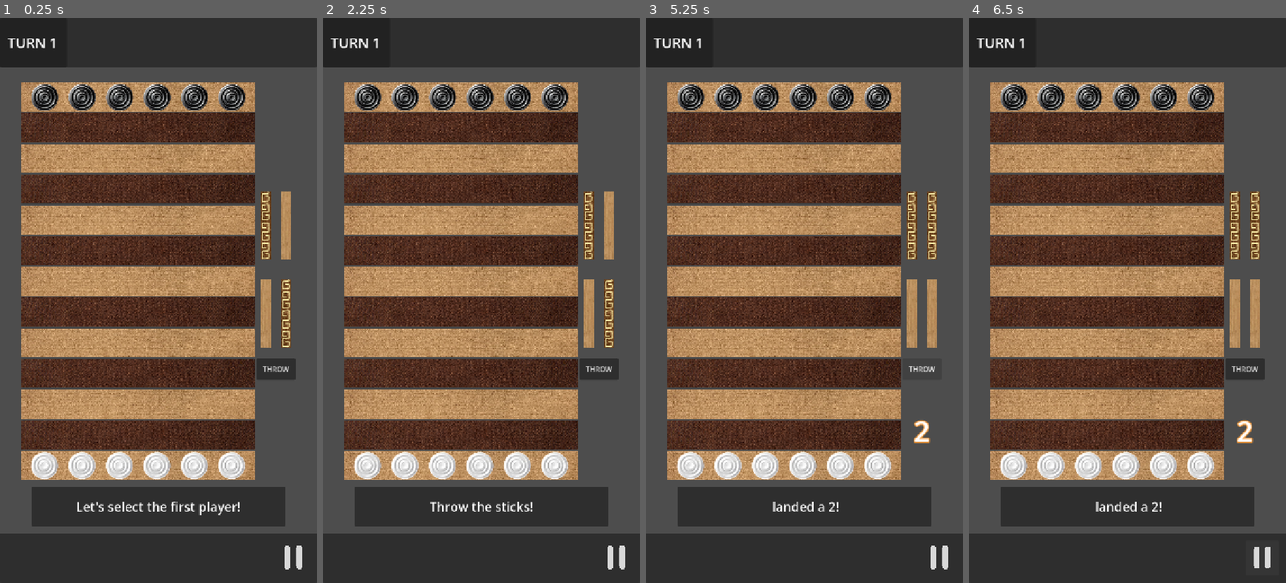
Above: before the commit, frames 1-4 (left to right).
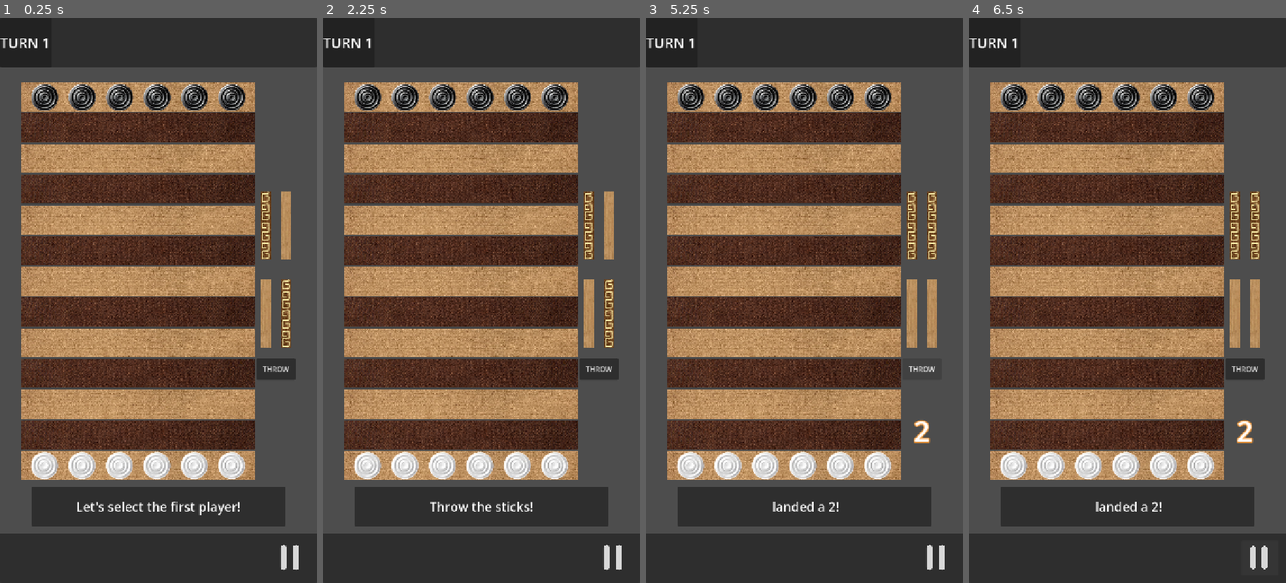
Above: after the commit, the same moments.

Repository: LeYohan-rgb/trad-games-hub
Game: Godot game, scene res://Scenes/bul_room.tscn
Two runs of this game, one before a commit and one after it. Both use one fixed random seed, a clock stepped at 60 frames per second and the inputs below. This scene is started directly instead of the project's main scene.
Inputs (mouse positions are in pixels of both pictures, inside the frame that each line leads up to):
- Up to frame 1 (0.25 s): no input
- Up to frame 2 (2.25 s): click (462, 97) at 0.52 s; click (456, 29) at 1.27 s; click (506, 29) at 2.02 s
- Up to frame 3 (5.25 s): click (725, 57) at 2.77 s; click (779, 57) at 3.52 s; click (829, 57) at 4.27 s; click "THROW" at 5 s
- Up to frame 4 (6.5 s): click (1260, 560) at 5.75 s

The runs differ from the first frame. In frame 1, 0.4% of the frame differs, in the area x 0-96%, y 3-98%; in frame 2, 0.4%; in frame 3, 0.4%; in frame 4, 0.4%.

Commit message:
Set up the UI for the captured pieces

Diff:
--- a/Scenes/adjiboto_room.tscn
+++ b/Scenes/adjiboto_room.tscn
@@ -332,11 +332,18 @@
 autowrap_mode = 2
 
 [node name="first_plr_choser" type="HBoxContainer" parent="Control" unique_id=1821482371]
-layout_mode = 0
-offset_left = 91.0
-offset_top = 226.0
-offset_right = 627.0
-offset_bottom = 304.0
+layout_mode = 1
+anchors_preset = 8
+anchor_left = 0.5
+anchor_top = 0.5
+anchor_right = 0.5
+anchor_bottom = 0.5
+offset_left = -268.0
+offset_top = 23.5
+offset_right = 268.0
+offset_bottom = 101.5
+grow_horizontal = 2
+grow_vertical = 2
 
 [node name="bot_btn" type="Button" parent="Control/first_plr_choser" unique_id=491677960]
 layout_mode = 2
--- a/Scenes/bul_room.tscn
+++ b/Scenes/bul_room.tscn
@@ -3,6 +3,7 @@
 [ext_resource type="Script" uid="uid://baby5xptbu4aj" path="res://Scripts/bul_room.gd" id="1_2eaeg"]
 [ext_resource type="Texture2D" uid="uid://ljg4q5xejvsq" path="res://Graphics/bul_game/client_pieces_6.png" id="2_i7i8d"]
 [ext_resource type="Script" uid="uid://bvjdd6onnqasr" path="res://Scripts/bul_board_container.gd" id="2_kvfss"]
+[ext_resource type="Texture2D" uid="uid://cc85sgrgatmxw" path="res://Graphics/bul_game/none_piece.png" id="2_w2i56"]
 [ext_resource type="Texture2D" uid="uid://byyctfkpucob0" path="res://Graphics/bul_game/black_row_0.png" id="3_370nd"]
 [ext_resource type="Texture2D" uid="uid://ud8p3ts34nga" path="res://Graphics/general_icons/pause_icon.png" id="3_dg6wr"]
 [ext_resource type="Texture2D" uid="uid://qhsmtpa68gsr" path="res://Graphics/bul_game/stick_up.png" id="3_woo1q"]
@@ -11,6 +12,18 @@
 [ext_resource type="Texture2D" uid="uid://bpiw1tv0xfjvl" path="res://Graphics/bul_game/white_row_0.png" id="4_kvfss"]
 [ext_resource type="Texture2D" uid="uid://da58x3j40lnt7" path="res://Graphics/bul_game/white_row_1_client.png" id="4_p2k36"]
 
+[sub_resource type="StyleBoxEmpty" id="StyleBoxEmpty_lqnyu"]
+
+[sub_resource type="StyleBoxEmpty" id="StyleBoxEmpty_i6w37"]
+
+[sub_resource type="StyleBoxEmpty" id="StyleBoxEmpty_wx5dp"]
+
+[sub_resource type="StyleBoxEmpty" id="StyleBoxEmpty_hlvi2"]
+
+[sub_resource type="StyleBoxEmpty" id="StyleBoxEmpty_ufbod"]
+
+[sub_resource type="StyleBoxEmpty" id="StyleBoxEmpty_08tyu"]
+
 [sub_resource type="StyleBoxFlat" id="StyleBoxFlat_kvfss"]
 
 [sub_resource type="StyleBoxEmpty" id="StyleBoxEmpty_jague"]
@@ -40,42 +53,155 @@
 size_flags_vertical = 3
 size_flags_stretch_ratio = 0.25
 
-[node name="opp_plr_lbl" type="Label" parent="opp_player_panel" unique_id=139221755]
-layout_mode = 1
-anchors_preset = 11
-anchor_left = 1.0
-anchor_right = 1.0
-anchor_bottom = 1.0
-offset_left = -357.0
-grow_horizontal = 0
-grow_vertical = 2
-theme_override_font_sizes/font_size = 36
-text = "PLAYER 2  "
-horizontal_alignment = 2
-vertical_alignment = 1
-
-[node name="turn_panel" type="Panel" parent="opp_player_panel" unique_id=1435270724]
+[node name="HBoxContainer" type="HBoxContainer" parent="opp_player_panel" unique_id=1626179261]
+layout_mode = 1
+anchors_preset = 15
+anchor_right = 1.0
+anchor_bottom = 1.0
+grow_horizontal = 2
+grow_vertical = 2
+
+[node name="turn_panel" type="Panel" parent="opp_player_panel/HBoxContainer" unique_id=1435270724]
+layout_mode = 2
+size_flags_horizontal = 3
+size_flags_stretch_ratio = 0.5
+
+[node name="Label" type="Label" parent="opp_player_panel/HBoxContainer/turn_panel" unique_id=752983366]
 layout_mode = 1
 anchors_preset = 9
 anchor_bottom = 1.0
-offset_right = 152.0
-grow_vertical = 2
-
-[node name="Label" type="Label" parent="opp_player_panel/turn_panel" unique_id=752983366]
-layout_mode = 1
-anchors_preset = 9
-anchor_bottom = 1.0
-offset_right = 149.0
+offset_right = 114.0
 grow_vertical = 2
 theme_override_font_sizes/font_size = 32
 text = "TURN 1"
 horizontal_alignment = 1
 vertical_alignment = 1
 
+[node name="opp_captured_pieces" type="GridContainer" parent="opp_player_panel/HBoxContainer" unique_id=2129309372]
+layout_mode = 2
+size_flags_horizontal = 3
+size_flags_stretch_ratio = 1.5
+columns = 3
+
+[node name="Button" type="Button" parent="opp_player_panel/HBoxContainer/opp_captured_pieces" unique_id=95242162]
+layout_mode = 2
+size_flags_horizontal = 3
+size_flags_vertical = 3
+theme_override_colors/icon_disabled_color = Color(1, 1, 1, 1)
+theme_override_styles/normal = SubResource("StyleBoxEmpty_lqnyu")
+theme_override_styles/pressed = SubResource("StyleBoxEmpty_i6w37")
+theme_override_styles/hover = SubResource("StyleBoxEmpty_wx5dp")
+theme_override_styles/hover_pressed_mirrored = SubResource("StyleBoxEmpty_hlvi2")
+theme_override_styles/disabled = SubResource("StyleBoxEmpty_ufbod")
+theme_override_styles/focus = SubResource("StyleBoxEmpty_08tyu")
+icon = ExtResource("2_w2i56")
+flat = true
+icon_alignment = 1
+expand_icon = true
+
+[node name="Button2" type="Button" parent="opp_player_panel/HBoxContainer/opp_captured_pieces" unique_id=582983413]
+layout_mode = 2
+size_flags_horizontal = 3
+size_flags_vertical = 3
+theme_override_colors/icon_disabled_color = Color(1, 1, 1, 1)
+theme_override_styles/normal = SubResource("StyleBoxEmpty_lqnyu")
+theme_override_styles/pressed = SubResource("StyleBoxEmpty_i6w37")
+theme_override_styles/hover = SubResource("StyleBoxEmpty_wx5dp")
+theme_override_styles/hover_pressed_mirrored = SubResource("StyleBoxEmpty_hlvi2")
+theme_override_styles/disabled = SubResource("StyleBoxEmpty_ufbod")
+theme_override_styles/focus = SubResource("StyleBoxEmpty_08tyu")
+icon = ExtResource("2_w2i56")
+flat = true
+icon_alignment = 1
+expand_icon = true
+
+[node name="Button3" type="Button" parent="opp_player_panel/HBoxContainer/opp_captured_pieces" unique_id=1942264139]
+layout_mode = 2
+size_flags_horizontal = 3
+size_flags_vertical = 3
+theme_override_colors/icon_disabled_color = Color(1, 1, 1, 1)
+theme_override_styles/normal = SubResource("StyleBoxEmpty_lqnyu")
+theme_override_styles/pressed = SubResource("StyleBoxEmpty_i6w37")
+theme_override_styles/hover = SubResource("StyleBoxEmpty_wx5dp")
+theme_override_styles/hover_pressed_mirrored = SubResource("StyleBoxEmpty_hlvi2")
+theme_override_styles/disabled = SubResource("StyleBoxEmpty_ufbod")
+theme_override_styles/focus = SubResource("StyleBoxEmpty_08tyu")
+icon = ExtResource("2_w2i56")
+flat = true
+icon_alignment = 1
+expand_icon = true
+
+[node name="Button4" type="Button" parent="opp_player_panel/HBoxContainer/opp_captured_pieces" unique_id=10219026]
+layout_mode = 2
+size_flags_horizontal = 3
+size_flags_vertical = 3
+theme_override_colors/icon_disabled_color = Color(1, 1, 1, 1)
+theme_override_styles/normal = SubResource("StyleBoxEmpty_lqnyu")
+theme_override_styles/pressed = SubResource("StyleBoxEmpty_i6w37")
+theme_override_styles/hover = SubResource("StyleBoxEmpty_wx5dp")
+theme_override_styles/hover_pressed_mirrored = SubResource("StyleBoxEmpty_hlvi2")
+theme_override_styles/disabled = SubResource("StyleBoxEmpty_ufbod")
+theme_override_styles/focus = SubResource("StyleBoxEmpty_08tyu")
+icon = ExtResource("2_w2i56")
+flat = true
+icon_alignment = 1
+expand_icon = true
+
+[node name="Button5" type="Button" parent="opp_player_panel/HBoxContainer/opp_captured_pieces" unique_id=1770680567]
+layout_mode = 2
+size_flags_horizontal = 3
+size_flags_vertical = 3
+theme_override_colors/icon_disabled_color = Color(1, 1, 1, 1)
+theme_override_styles/normal = SubResource("StyleBoxEmpty_lqnyu")
+theme_override_styles/pressed = SubResource("StyleBoxEmpty_i6w37")
+theme_override_styles/hover = SubResource("StyleBoxEmpty_wx5dp")
+theme_override_styles/hover_pressed_mirrored = SubResource("StyleBoxEmpty_hlvi2")
+theme_override_styles/disabled = SubResource("StyleBoxEmpty_ufbod")
+theme_override_styles/focus = SubResource("StyleBoxEmpty_08tyu")
+icon = ExtResource("2_w2i56")
+flat = true
+icon_alignment = 1
+expand_icon = true
+
+[node name="Button6" type="Button" parent="opp_player_panel/HBoxContainer/opp_captured_pieces" unique_id=1065282235]
+layout_mode = 2
+size_flags_horizontal = 3
+size_flags_vertical = 3
+theme_override_colors/icon_disabled_color = Color(1, 1, 1, 1)
+theme_override_styles/normal = SubResource("StyleBoxEmpty_lqnyu")
+theme_override_styles/pressed = SubResource("StyleBoxEmpty_i6w37")
+theme_override_styles/hover = SubResource("StyleBoxEmpty_wx5dp")
+theme_override_styles/hover_pressed_mirrored = SubResource("StyleBoxEmpty_hlvi2")
+theme_override_styles/disabled = SubResource("StyleBoxEmpty_ufbod")
+theme_override_styles/focus = SubResource("StyleBoxEmpty_08tyu")
+icon = ExtResource("2_w2i56")
+flat = true
+icon_alignment = 1
+expand_icon = true
+
+[node name="opp_plr_lbl" type="Label" parent="opp_player_panel/HBoxContainer" unique_id=364576206]
+layout_mode = 2
+size_flags_horizontal = 3
+theme_override_font_sizes/font_size = 36
+text = "PLAYER 1"
+horizontal_alignment = 2
+vertical_alignment = 1
+
 [node name="Control" type="Control" parent="." unique_id=1115521270]
 layout_mode = 2
 size_flags_vertical = 3
 size_flags_stretch_ratio = 0.06
+
+[node name="Label" type="Label" parent="Control" unique_id=1700900573]
+layout_mode = 1
+anchors_preset = 15
+anchor_right = 1.0
+anchor_bottom = 1.0
+grow_horizontal = 2
+grow_vertical = 2
+theme_override_font_sizes/font_size = 25
+horizontal_alignment = 1
+vertical_alignment = 1
 
 [node name="main_container" type="HBoxContainer" parent="." unique_id=7550614]
 layout_mode = 2
@@ -646,26 +772,127 @@
 size_flags_vertical = 3
 size_flags_stretch_ratio = 0.25
 
-[node name="my_plr_lbl" type="Label" parent="my_player_panel" unique_id=1125558686]
-layout_mode = 1
-anchors_preset = 9
-anchor_bottom = 1.0
-offset_left = 16.0
-offset_right = 341.0
-grow_vertical = 2
+[node name="HBoxContainer" type="HBoxContainer" parent="my_player_panel" unique_id=1580918946]
+layout_mode = 1
+anchors_preset = 15
+anchor_right = 1.0
+anchor_bottom = 1.0
+grow_horizontal = 2
+grow_vertical = 2
+
+[node name="my_plr_lbl" type="Label" parent="my_player_panel/HBoxContainer" unique_id=1125558686]
+layout_mode = 2
+size_flags_horizontal = 3
 theme_override_font_sizes/font_size = 36
 text = "PLAYER 1"
 vertical_alignment = 1
 
-[node name="pause_btn" type="Button" parent="my_player_panel" unique_id=951257510]
-layout_mode = 1
-anchors_preset = 11
-anchor_left = 1.0
-anchor_right = 1.0
-anchor_bottom = 1.0
-offset_left = -108.0
-grow_horizontal = 0
-grow_vertical = 2
+[node name="my_captured_pieces" type="GridContainer" parent="my_player_panel/HBoxContainer" unique_id=873433024]
+layout_mode = 2
+size_flags_horizontal = 3
+size_flags_stretch_ratio = 1.5
+columns = 3
+
+[node name="Button" type="Button" parent="my_player_panel/HBoxContainer/my_captured_pieces" unique_id=1457226721]
+layout_mode = 2
+size_flags_horizontal = 3
+size_flags_vertical = 3
+theme_override_colors/icon_disabled_color = Color(1, 1, 1, 1)
+theme_override_styles/normal = SubResource("StyleBoxEmpty_lqnyu")
+theme_override_styles/pressed = SubResource("StyleBoxEmpty_i6w37")
+theme_override_styles/hover = SubResource("StyleBoxEmpty_wx5dp")
+theme_override_styles/hover_pressed_mirrored = SubResource("StyleBoxEmpty_hlvi2")
+theme_override_styles/disabled = SubResource("StyleBoxEmpty_ufbod")
+theme_override_styles/focus = SubResource("StyleBoxEmpty_08tyu")
+icon = ExtResource("2_w2i56")
+flat = true
+icon_alignment = 1
+expand_icon = true
+
+[node name="Button2" type="Button" parent="my_player_panel/HBoxContainer/my_captured_pieces" unique_id=860072602]
+layout_mode = 2
+size_flags_horizontal = 3
+size_flags_vertical = 3
+theme_override_colors/icon_disabled_color = Color(1, 1, 1, 1)
+theme_override_styles/normal = SubResource("StyleBoxEmpty_lqnyu")
+theme_override_styles/pressed = SubResource("StyleBoxEmpty_i6w37")
+theme_override_styles/hover = SubResource("StyleBoxEmpty_wx5dp")
+theme_override_styles/hover_pressed_mirrored = SubResource("StyleBoxEmpty_hlvi2")
+theme_override_styles/disabled = SubResource("StyleBoxEmpty_ufbod")
+theme_override_styles/focus = SubResource("StyleBoxEmpty_08tyu")
+icon = ExtResource("2_w2i56")
+flat = true
+icon_alignment = 1
+expand_icon = true
+
+[node name="Button3" type="Button" parent="my_player_panel/HBoxContainer/my_captured_pieces" unique_id=844049221]
+layout_mode = 2
+size_flags_horizontal = 3
+size_flags_vertical = 3
+theme_override_colors/icon_disabled_color = Color(1, 1, 1, 1)
+theme_override_styles/normal = SubResource("StyleBoxEmpty_lqnyu")
+theme_override_styles/pressed = SubResource("StyleBoxEmpty_i6w37")
+theme_override_styles/hover = SubResource("StyleBoxEmpty_wx5dp")
+theme_override_styles/hover_pressed_mirrored = SubResource("StyleBoxEmpty_hlvi2")
+theme_override_styles/disabled = SubResource("StyleBoxEmpty_ufbod")
+theme_override_styles/focus = SubResource("StyleBoxEmpty_08tyu")
+icon = ExtResource("2_w2i56")
+flat = true
+icon_alignment = 1
+expand_icon = true
+
+[node name="Button4" type="Button" parent="my_player_panel/HBoxContainer/my_captured_pieces" unique_id=22288204]
+layout_mode = 2
+size_flags_horizontal = 3
+size_flags_vertical = 3
+theme_override_colors/icon_disabled_color = Color(1, 1, 1, 1)
+theme_override_styles/normal = SubResource("StyleBoxEmpty_lqnyu")
+theme_override_styles/pressed = SubResource("StyleBoxEmpty_i6w37")
+theme_override_styles/hover = SubResource("StyleBoxEmpty_wx5dp")
+theme_override_styles/hover_pressed_mirrored = SubResource("StyleBoxEmpty_hlvi2")
+theme_override_styles/disabled = SubResource("StyleBoxEmpty_ufbod")
+theme_override_styles/focus = SubResource("StyleBoxEmpty_08tyu")
+icon = ExtResource("2_w2i56")
+flat = true
+icon_alignment = 1
+expand_icon = true
+
+[node name="Button5" type="Button" parent="my_player_panel/HBoxContainer/my_captured_pieces" unique_id=1565312808]
+layout_mode = 2
+size_flags_horizontal = 3
+size_flags_vertical = 3
+theme_override_colors/icon_disabled_color = Color(1, 1, 1, 1)
+theme_override_styles/normal = SubResource("StyleBoxEmpty_lqnyu")
+theme_override_styles/pressed = SubResource("StyleBoxEmpty_i6w37")
+theme_override_styles/hover = SubResource("StyleBoxEmpty_wx5dp")
+theme_override_styles/hover_pressed_mirrored = SubResource("StyleBoxEmpty_hlvi2")
+theme_override_styles/disabled = SubResource("StyleBoxEmpty_ufbod")
+theme_override_styles/focus = SubResource("StyleBoxEmpty_08tyu")
+icon = ExtResource("2_w2i56")
+flat = true
+icon_alignment = 1
+expand_icon = true
+
+[node name="Button6" type="Button" parent="my_player_panel/HBoxContainer/my_captured_pieces" unique_id=1444970599]
+layout_mode = 2
+size_flags_horizontal = 3
+size_flags_vertical = 3
+theme_override_colors/icon_disabled_color = Color(1, 1, 1, 1)
+theme_override_styles/normal = SubResource("StyleBoxEmpty_lqnyu")
+theme_override_styles/pressed = SubResource("StyleBoxEmpty_i6w37")
+theme_override_styles/hover = SubResource("StyleBoxEmpty_wx5dp")
+theme_override_styles/hover_pressed_mirrored = SubResource("StyleBoxEmpty_hlvi2")
+theme_override_styles/disabled = SubResource("StyleBoxEmpty_ufbod")
+theme_override_styles/focus = SubResource("StyleBoxEmpty_08tyu")
+icon = ExtResource("2_w2i56")
+flat = true
+icon_alignment = 1
+expand_icon = true
+
+[node name="pause_btn" type="Button" parent="my_player_panel/HBoxContainer" unique_id=951257510]
+layout_mode = 2
+size_flags_horizontal = 3
+size_flags_stretch_ratio = 0.5
 offset_transform_enabled = true
 offset_transform_scale = Vector2(0.7, 0.7)
 theme_override_styles/normal = SubResource("StyleBoxEmpty_dg6wr")
--- a/Scripts/adjiboto_room.gd
+++ b/Scripts/adjiboto_room.gd
@@ -110,6 +110,7 @@
 
 	if multiplayer.is_server():
 		game_paused = true
+		player_choser.show()
 		message_label.text = "Who makes the first move?"
 		player_1_label.text = Global.players[0]
 		player_2_label.text = Global.players[1]
@@ -118,6 +119,7 @@
 		player_choser.show()
 	else:
 		game_paused = true
+		player_choser.hide()
 		message_label.text = "Waiting for the host to select the first player..."
 		player_1_label.text = Global.players[1]
 		player_2_label.text = Global.players[0]
--- a/Scripts/bul_room.gd
+++ b/Scripts/bul_room.gd
@@ -1,7 +1,7 @@
 extends VBoxContainer
 
-@onready var my_plr_lbl = $my_player_panel/my_plr_lbl
-@onready var opp_plr_lbl = $opp_player_panel/opp_plr_lbl
+@onready var my_plr_lbl = $my_player_panel/HBoxContainer/my_plr_lbl
+@onready var opp_plr_lbl = $opp_player_panel/HBoxContainer/opp_plr_lbl
 @onready var message_lbl = $message_container/message_panel/message_label
 
 #nodes
@@ -231,6 +231,7 @@
 		return
 
 	if Global.game_mode == 0:
+		prints(is_it_my_turn(), multiplayer.is_server())
 		if is_it_my_turn() and not has_thrown_sticks_on_their_turn:
 			throw_sticks_animation.rpc(return_random_stick_array(), return_random_int_0_to_1())
 			return
@@ -415,9 +416,13 @@
 		message_lbl.text = "..."
 		return
 
+	#if have not throw sticks, IGNORE
+	if not has_thrown_sticks_on_their_turn:
+		return
+
 	#CHECK IF TURN
 	if Global.game_mode == 0:
-		print(is_it_my_turn(), multiplayer.is_server())
+		prints(is_it_my_turn(), multiplayer.is_server())
 		if is_it_my_turn():
 			is_my_move_legal(row_pressed)
 			return
--- a/project.godot
+++ b/project.godot
@@ -25,6 +25,7 @@
 window/size/viewport_height=1280
 window/stretch/mode="canvas_items"
 window/stretch/aspect="expand"
+window/handheld/orientation=1
 
 [dotnet]
 
@@ -43,3 +44,4 @@
 rendering_device/driver.windows="d3d12"
 renderer/rendering_method="gl_compatibility"
 renderer/rendering_method.mobile="gl_compatibility"
+textures/vram_compression/import_etc2_astc=true
Binary file added: Graphics/bul_game/client_piece.png
Not shown, added: Graphics/bul_game/client_piece.png.import
Binary file added: Graphics/bul_game/host_piece.png
Not shown, added: Graphics/bul_game/host_piece.png.import
Binary file added: Graphics/bul_game/none_piece.png
Not shown, added: Graphics/bul_game/none_piece.png.import
Not shown, added: export_presets.cfg
